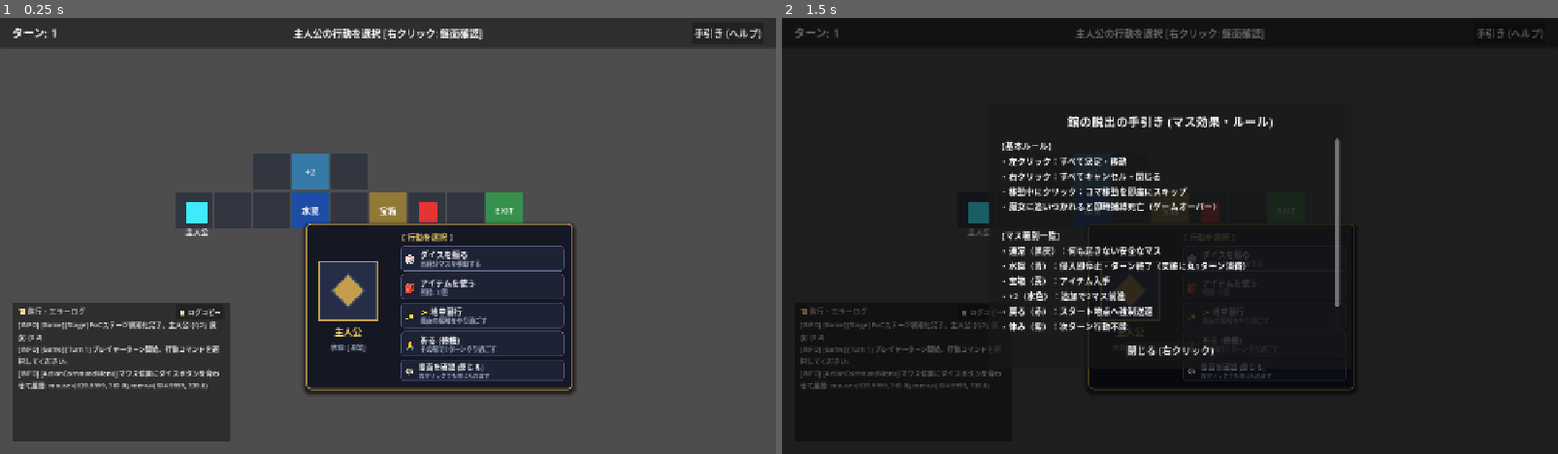
Above: before the commit, frames 1-2 (left to right).
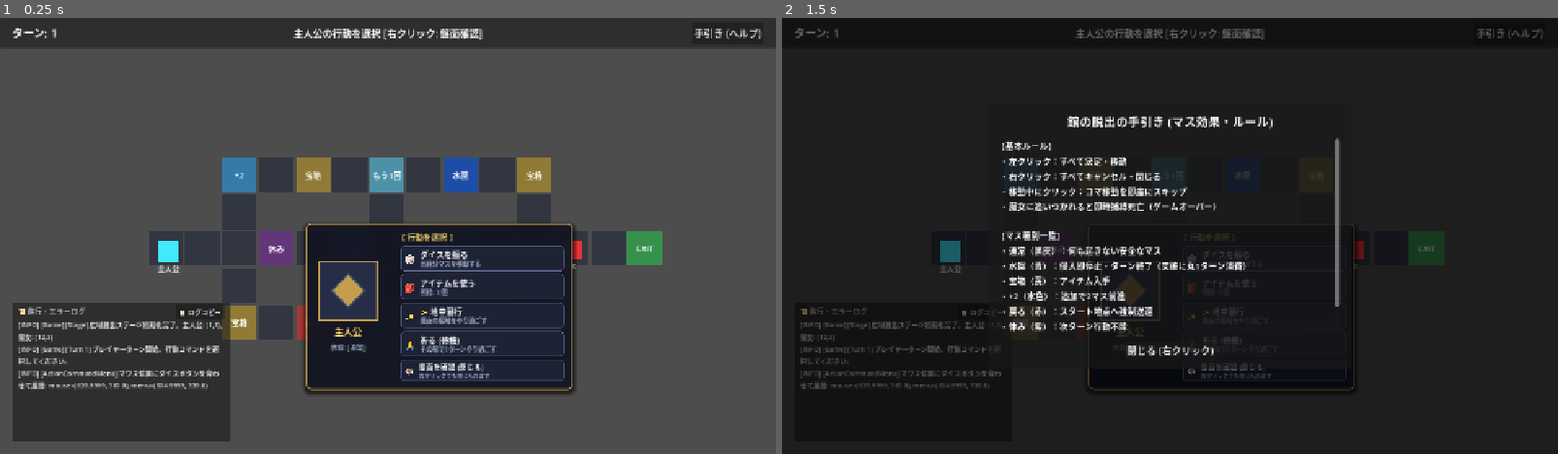
Above: after the commit, the same moments.

Repository: mkf58/sugoroku_dassyutu
Game: Godot game, scene res://scenes/main_game.tscn
The game is run twice, just before and just after one commit, with the same random seed, the same clock (stepped at 60 frames per second) and the same inputs.
Inputs:
- Up to frame 1 (0.25 s): no input
- Up to frame 2 (1.5 s): click "手引き (ヘルプ)" at 0.5 s; click "📋 ログコピー" at 1.25 s

The runs differ from the first frame. In frame 1, 9.6% of the frame differs, in the area x 2-86%, y 31-75%; in frame 2, 1.0%.

Commit message:
feat: 現行実装予定の全マス種別を網羅した広域回廊型脱出マップ（15x7）の構築

Diff:
--- a/実装コード/src/main_game.gd
+++ b/実装コード/src/main_game.gd
@@ -92,42 +92,82 @@
 
 	var board = GridBoard.new()
 
-	# PoC用盤面（10x6 のグリッド、直線・分岐・水トラップ・宝箱・ゴール）
-	# (0,2) から (8,2) までのメインストリート
-	for x in range(9):
+	# =========================================================================
+	# 広域回廊型マップ（15x7グリッド、全CellType網羅）
+	# =========================================================================
+
+	# 1. 中央メインストリート（Y=3, X=1〜14）
+	for x in range(1, 15):
 		var type = Enums.CellType.NORMAL
-		if x == 0:
-			type = Enums.CellType.NORMAL
-		elif x == 3:
-			type = Enums.CellType.WATER_TRAP # 水トラップ
+		if x == 4:
+			type = Enums.CellType.SKIP_TURN        # 1回休み
+		elif x == 6:
+			type = Enums.CellType.WATER_TRAP       # 水魔術トラップ
+		elif x == 9:
+			type = Enums.CellType.ADDITIONAL_MOVE  # +2マス
+		elif x == 14:
+			type = Enums.CellType.EXIT             # 脱出ゴール
+		board.add_cell(CellData.new(Vector2i(x, 3), type))
+		if x > 1:
+			board.connect_cells(Vector2i(x - 1, 3), Vector2i(x, 3))
+
+	# 2. 北側回廊（Y=1, X=3〜11）
+	for x in range(3, 12):
+		var type = Enums.CellType.NORMAL
+		if x == 3:
+			type = Enums.CellType.ADDITIONAL_MOVE  # +2マス
+		elif x == 5 or x == 11:
+			type = Enums.CellType.EVENT            # 宝箱マス
+		elif x == 7:
+			type = Enums.CellType.ROLL_AGAIN       # もう1回マス
+		elif x == 9:
+			type = Enums.CellType.WATER_TRAP       # 水魔術トラップ
+		board.add_cell(CellData.new(Vector2i(x, 1), type))
+		if x > 3:
+			board.connect_cells(Vector2i(x - 1, 1), Vector2i(x, 1))
+
+	# 3. 南側回廊（Y=5, X=3〜11）
+	for x in range(3, 12):
+		var type = Enums.CellType.NORMAL
+		if x == 3 or x == 11:
+			type = Enums.CellType.EVENT            # 宝箱マス
 		elif x == 5:
-			type = Enums.CellType.EVENT      # 宝箱マス
-		elif x == 8:
-			type = Enums.CellType.EXIT       # ゴール
-		board.add_cell(CellData.new(Vector2i(x, 2), type))
-		if x > 0:
-			board.connect_cells(Vector2i(x - 1, 2), Vector2i(x, 2))
-
-	# 上側への迂回路 (2,1) - (3,1) - (4,1)
-	board.add_cell(CellData.new(Vector2i(2, 1), Enums.CellType.NORMAL))
-	board.add_cell(CellData.new(Vector2i(3, 1), Enums.CellType.ADDITIONAL_MOVE)) # +2マス
-	board.add_cell(CellData.new(Vector2i(4, 1), Enums.CellType.NORMAL))
-	board.connect_cells(Vector2i(2, 2), Vector2i(2, 1))
-	board.connect_cells(Vector2i(2, 1), Vector2i(3, 1))
-	board.connect_cells(Vector2i(3, 1), Vector2i(4, 1))
-	board.connect_cells(Vector2i(4, 1), Vector2i(4, 2))
-
-	# 主人公と魔女の生成
-	var hero = CharacterData.new("HERO", "主人公", Vector2i(0, 2))
-	var witch = EnemyData.new("WITCH", Enums.EnemyType.TRACKING, Vector2i(6, 2))
+			type = Enums.CellType.RETURN_TO_START  # 振り出しマス
+		elif x == 7:
+			type = Enums.CellType.ADDITIONAL_MOVE  # +2マス
+		elif x == 9:
+			type = Enums.CellType.ROLL_AGAIN       # もう1回マス
+		board.add_cell(CellData.new(Vector2i(x, 5), type))
+		if x > 3:
+			board.connect_cells(Vector2i(x - 1, 5), Vector2i(x, 5))
+
+	# 4. 縦の連絡通路（X=3, X=7, X=11）
+	for connect_x in [3, 7, 11]:
+		# 北への連絡マス (connect_x, 2)
+		board.add_cell(CellData.new(Vector2i(connect_x, 2), Enums.CellType.NORMAL))
+		board.connect_cells(Vector2i(connect_x, 1), Vector2i(connect_x, 2))
+		board.connect_cells(Vector2i(connect_x, 2), Vector2i(connect_x, 3))
+		# 南への連絡マス (connect_x, 4)
+		board.add_cell(CellData.new(Vector2i(connect_x, 4), Enums.CellType.NORMAL))
+		board.connect_cells(Vector2i(connect_x, 3), Vector2i(connect_x, 4))
+		board.connect_cells(Vector2i(connect_x, 4), Vector2i(connect_x, 5))
+
+	# 主人公と魔女の生成（主人公: (1,3), 魔女: (12,3) で初期距離11マス！）
+	var hero = CharacterData.new("HERO", "主人公", Vector2i(1, 3))
+	var witch = EnemyData.new("WITCH", Enums.EnemyType.TRACKING, Vector2i(12, 3))
 
 	board_view.setup_board(board, cell_scene)
-	board_view.add_piece(unit_piece_scene, "HERO", "主人公", Vector2i(0, 2), true, false)
-	board_view.add_piece(unit_piece_scene, "WITCH", "魔女", Vector2i(6, 2), false, true)
-
-	tm.setup_stage(board, [hero], [witch], "POC_STAGE")
+	board_view.add_piece(unit_piece_scene, "HERO", "主人公", Vector2i(1, 3), true, false)
+	board_view.add_piece(unit_piece_scene, "WITCH", "魔女", Vector2i(12, 3), false, true)
+
+	# カメラ位置を広大マップの中心付近へ合わせる
+	camera.position = Vector2(480, 200)
+	camera.zoom = Vector2(0.95, 0.95)
+
+	tm.setup_stage(board, [hero], [witch], "WIDE_POC_STAGE")
 	tm.start_player_turn()
 	tm.select_character("HERO")
+
 
 	current_dice_roll = 0
 	reachable_cells.clear()
@@ -137,8 +177,9 @@
 	hud.update_turn_info(tm.current_turn, "主人公の行動を選択")
 	hud.set_action_buttons_enabled(true)
 	hud.set_action_panel_visible(false) # 新UIへ移行するため旧パネルは非表示
-	hud.log_message("[Stage] PoCステージ初期化完了。主人公: (0,2), 魔女: (6,2)")
+	hud.log_message("[Stage] 広域脱出ステージ初期化完了。主人公: (1,3), 魔女: (12,3)")
 	hud.log_message("[Turn 1] プレイヤーターン開始。行動コマンドを選択してください。")
+
 
 	# 行動選択メニューを表示
 	call_deferred("_show_action_command_menu")
@@ -538,8 +579,6 @@
 
 	# 次のターンへ進行
 	tm.end_turn_and_advance()
-	# 主人公を行動選択状態にする（必須！）
-	tm.select_character("HERO")
 
 	var hero = tm.characters["HERO"]
 	var hero_piece = board_view.get_piece("HERO")
@@ -550,12 +589,24 @@
 	reachable_cells.clear()
 	selected_path.clear()
 	is_moving = false
+
+	# 主人公を行動選択状態にする（1回休みの場合は自動スキップ）
+	if not tm.select_character("HERO"):
+		if hero.has_acted or hero.is_skipped:
+			action_command_menu.visible = false
+			hud.update_turn_info(tm.current_turn, "主人公は1回休み中...")
+			hud.log_message("[Turn %d] 主人公は1回休みのため行動をスキップし、魔女のターンへ進みます。" % tm.current_turn)
+			get_tree().create_timer(1.2).timeout.connect(func():
+				_advance_to_enemy_turn()
+			)
+			return
 
 	hud.update_turn_info(tm.current_turn, "主人公の行動を選択 [右クリック: 盤面確認]")
 	hud.set_action_buttons_enabled(true)
 	hud.set_action_panel_visible(false)
 	hud.log_message("[Turn %d] プレイヤーターン開始！主人公: %s, 魔女: %s" % [tm.current_turn, str(hero.current_coord), str(tm.enemies["WITCH"].current_coord)])
 	_show_action_command_menu()
+
 
 func _on_retry() -> void:
 	game_over_screen.visible = false
Not shown, changed: .spec/PLAN.md
Not shown, changed: result.md
